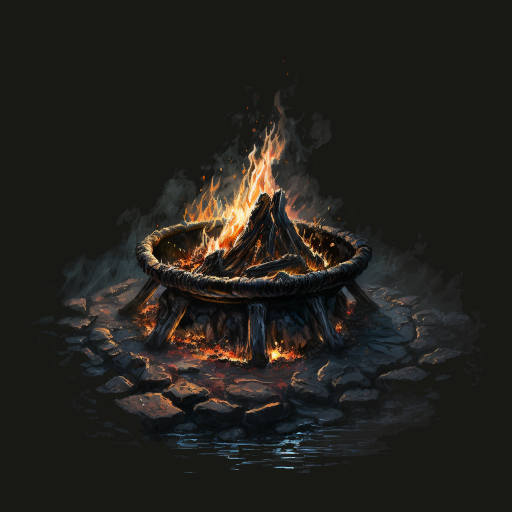
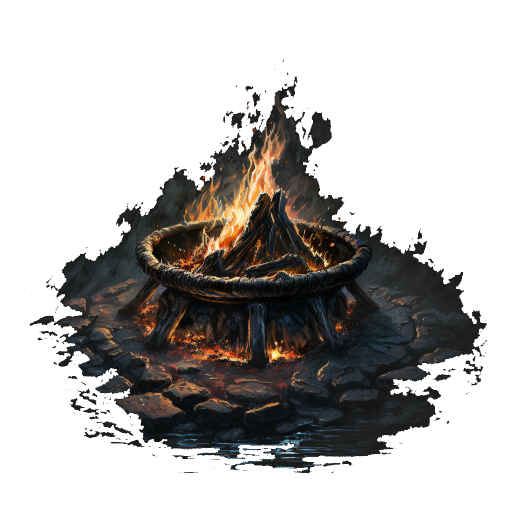
Two versions of the same layered image (w=512, h=512). Layer-by-layer changes:
hid "Capa 1" over [0, 0, 512, 512]
